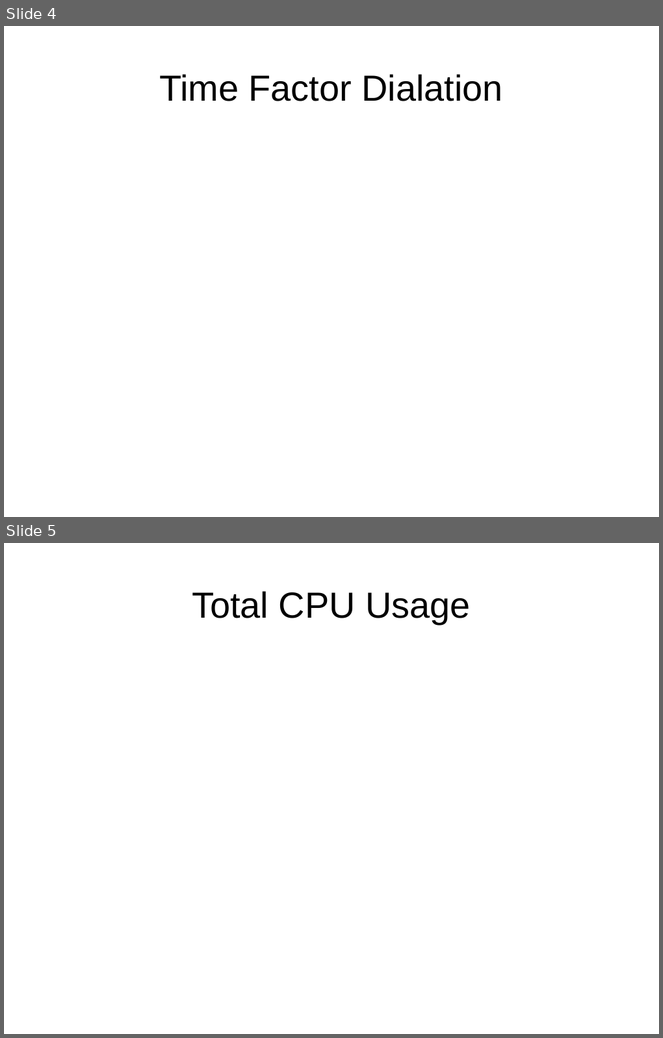
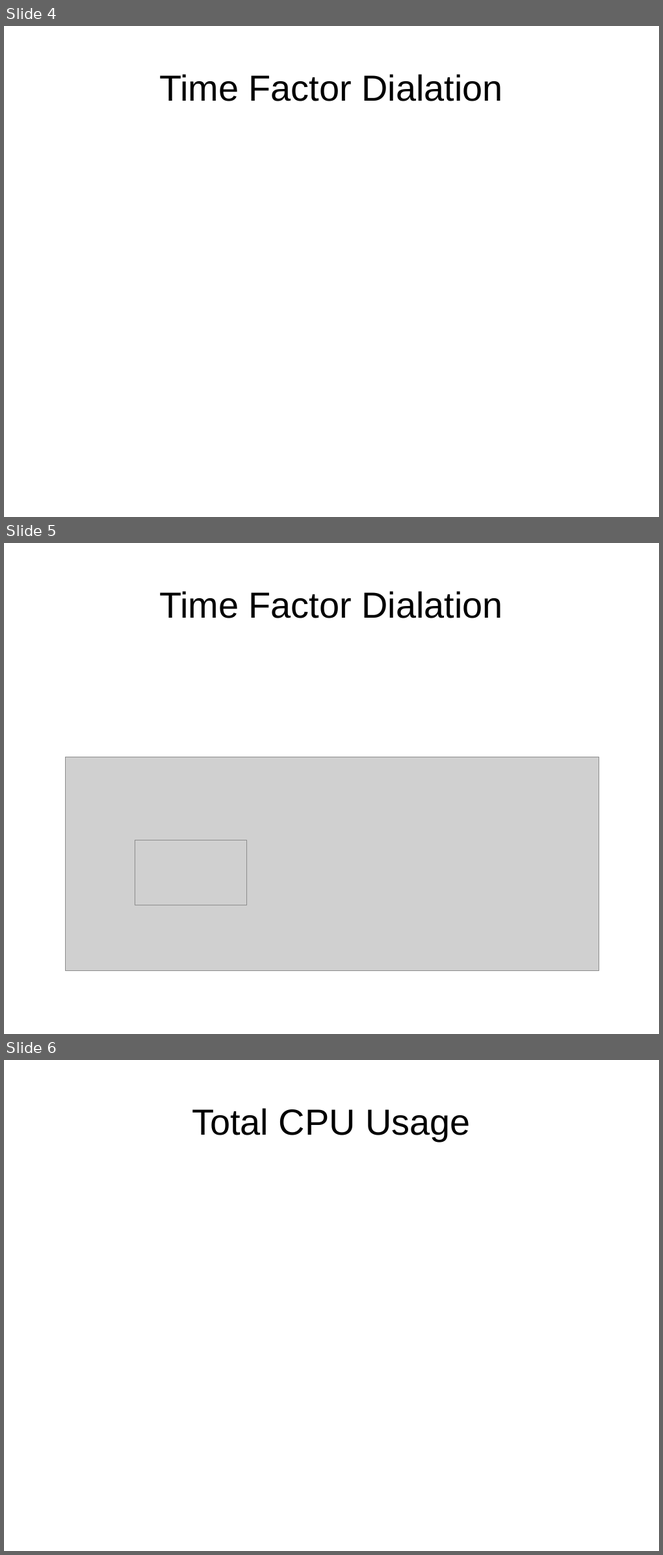
Before and after one commit to proffessorx/Gazebo-MultiRobot, a slide deck: src/Multirobot_Evaluation/Multi-robot Eval present.odp. Shown one above the other, each under a label of ours: slides 4 and 5 before the commit, slides 4, 5 and 6 after it. The pictures are 663x1038 and 663x1555 pixels, drawn with LibreOffice and Linux fonts; fonts in the diff are those of the drawing; grey boxes stand for pictures. Boxes give left, top, right and bottom in pixels: in the first picture for what was removed or moved away, otherwise in the second. Text is boxed around its words. In the diff, an @@ line names an element or a change of style, - is before the commit and + after.

```diff
--- a/src/Multirobot_Evaluation/Multi-robot Eval present.odp
+++ b/src/Multirobot_Evaluation/Multi-robot Eval present.odp
@@ slide 5 added at (x1=4, y1=543, x2=659, y2=1034), background #FFFFFF @@
@@ title added at (x1=159, y1=591, x2=503, y2=618), 44 pt, text #000000 @@
+Time Factor Dialation
@@ picture added at (x1=65, y1=757, x2=599, y2=971) @@
@@ picture added at (x1=135, y1=840, x2=246, y2=906) @@
@@ what was slide 5 is now slide 6 @@
```
Also in this commit, not shown: 1 other slide added, 1 other file.
